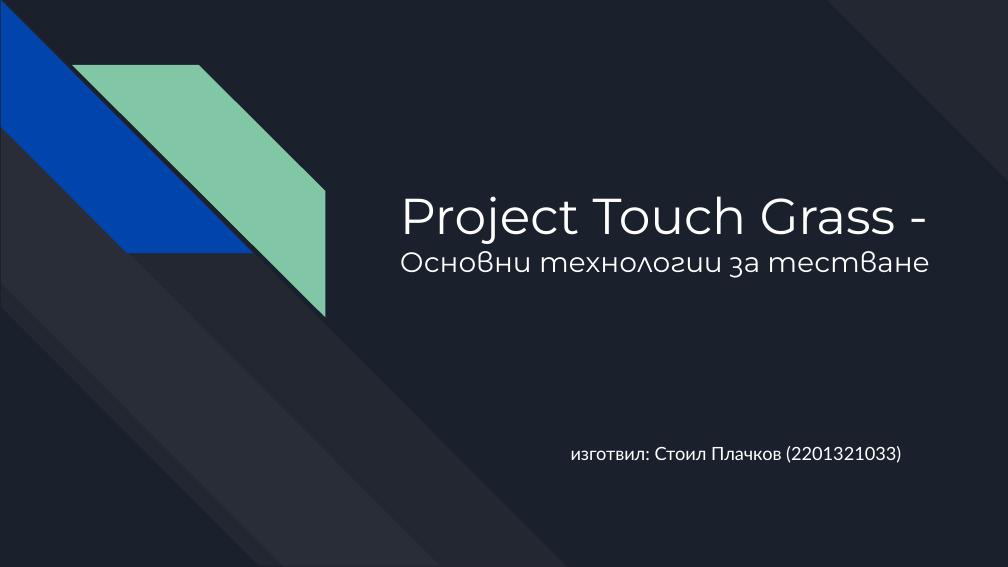
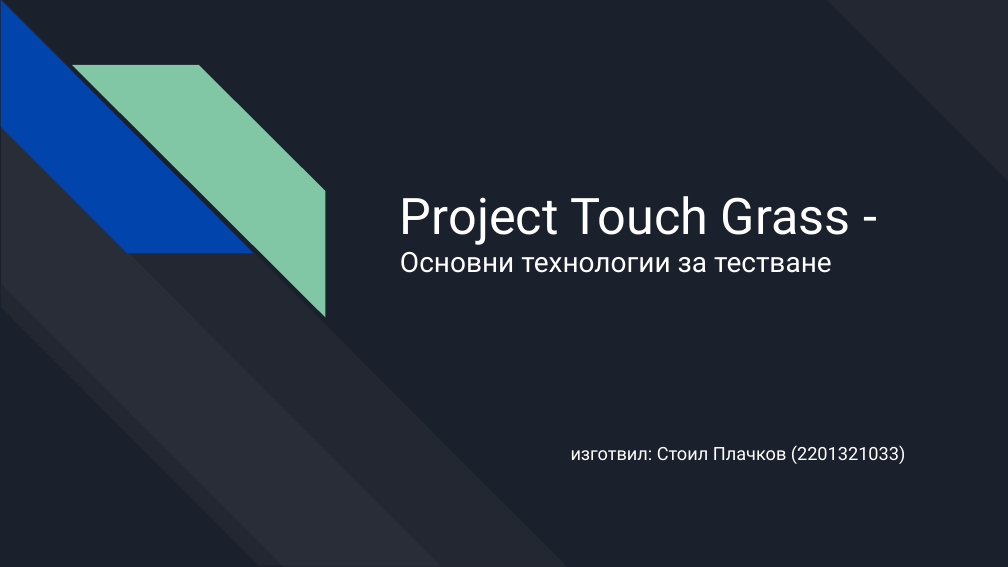
Before and after one commit to sp-2025-2026-lettuce-leave/iteration-2, a slide deck: slide 1 of stu2201321033/Project Touch Grass - Основни технологии за тестване.pptx. Drawn at 1008x567 pixels with LibreOffice and Linux fonts; fonts in the diff are those of the drawing. Boxes give left, top, right and bottom in pixels: in the first picture for what was removed or moved away, otherwise in the second. Text is boxed around its words. In the diff, an @@ line names an element or a change of style, - is before the commit and + after.

```diff
--- a/stu2201321033/Project Touch Grass - Основни технологии за тестване.pptx
+++ b/stu2201321033/Project Touch Grass - Основни технологии за тестване.pptx
@@ title "Project Touch Grass -" at (400, 196, 851, 273): font Montserrat to Roboto @@
@@ subtitle "изготвил: Стоил Плачков (2201321033)" at (571, 445, 906, 464): font Lato to Roboto @@
```
Also in this commit, not shown: 1 other slide changed, 1 other file.
